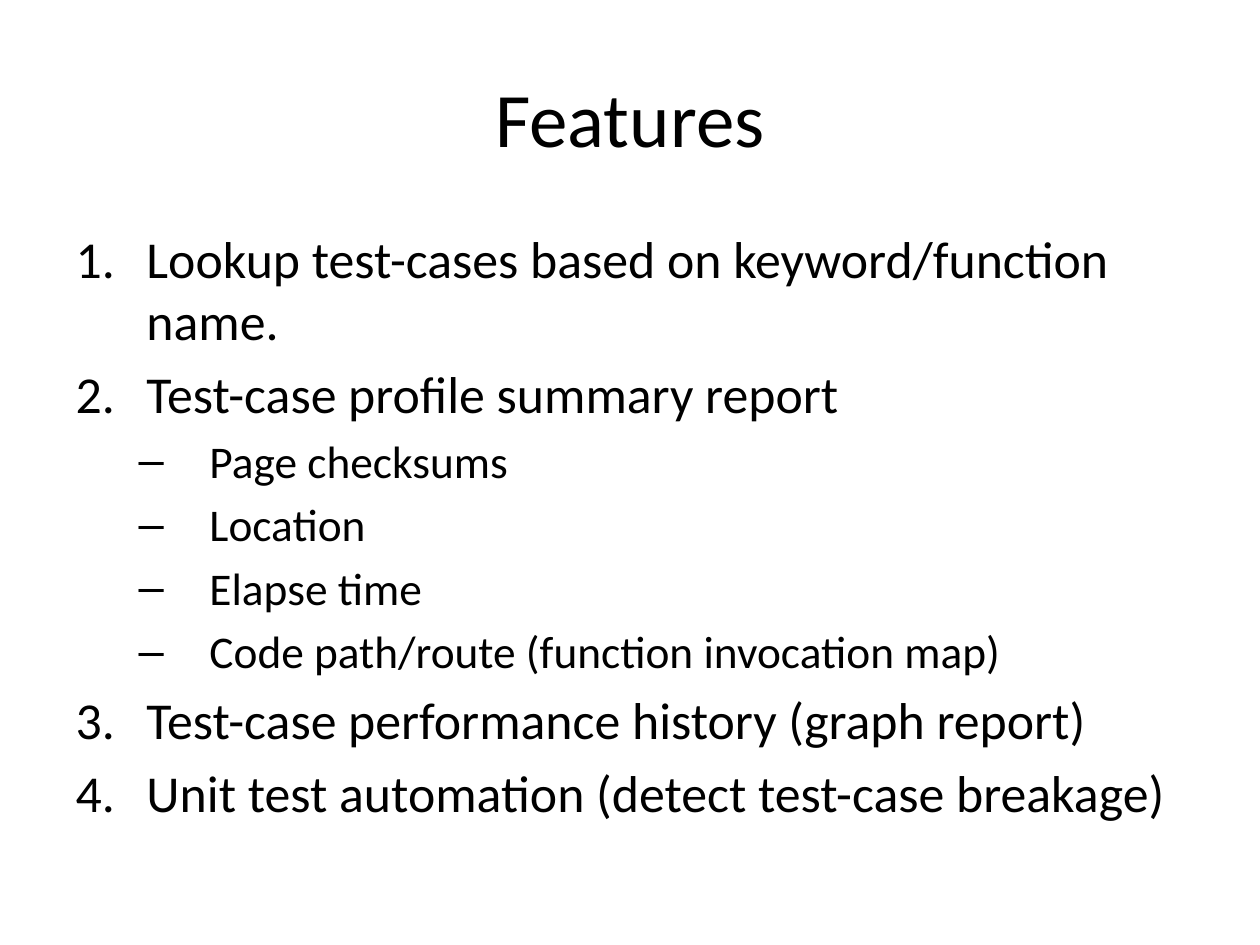
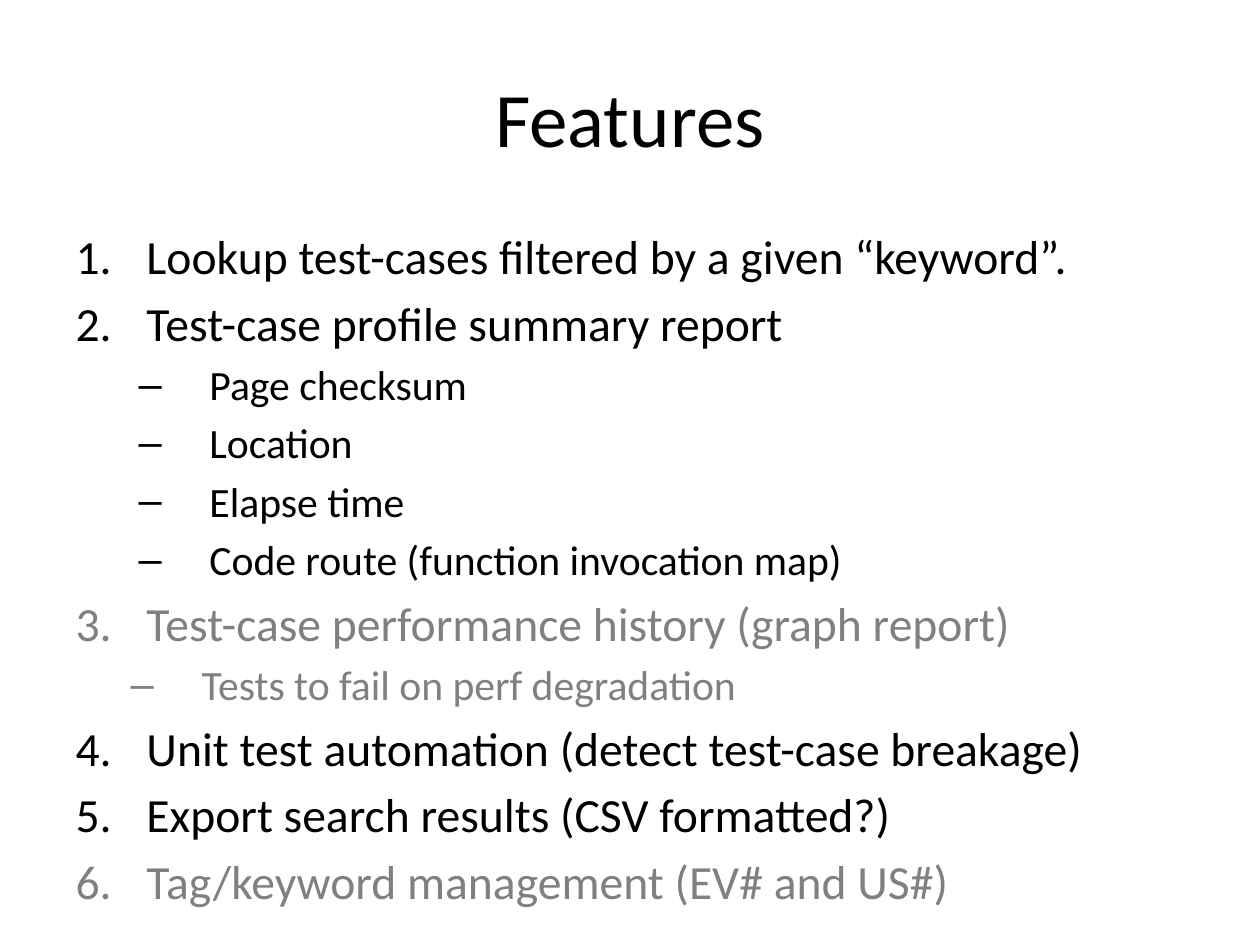
Before and after one commit to repolyo/turtle, a slide deck: slide 4 of docs/turtle.pptx (slide 2 before the commit). Drawn at 1260x945 pixels with LibreOffice and Linux fonts; fonts in the diff are those of the drawing. Boxes give left, top, right and bottom in pixels: in the first picture for what was removed or moved away, otherwise in the second. Text is boxed around its words. In the diff, an @@ line names an element or a change of style, - is before the commit and + after.

```diff
--- a/docs/turtle.pptx
+++ b/docs/turtle.pptx
@@ text at [146, 240, 1066, 283]: text changed; size 29.6 to 27.2 pt @@
-1. Lookup test-cases based on keyword/function name.
+1. Lookup test-cases filtered by a given “keyword”.
@@ text at [146, 308, 1081, 775]: size 29.6 to 27.2 pt in "Test-case profile summary report", "Test-case performance history (graph report)", "Unit test automation (detect test-case breakage)"; size 25.9 to 23.8 pt in "Location", "Elapse time"; text colour #000000 to #808080 in "Test-case performance history (graph report)" @@
@@ text at [209, 371, 467, 407]: text changed; size 25.9 to 23.8 pt @@
-  – Page checksums
+  – Page checksum
@@ text at [209, 544, 842, 582]: text changed; size 25.9 to 23.8 pt @@
-  – Code path/route (function invocation map)
+  – Code route (function invocation map)
@@ text at [202, 671, 736, 707]: paragraph added @@
+  – Tests to fail on perf degradation
@@ text at [146, 797, 948, 907]: paragraphs added @@
+5. Export search results (CSV formatted?)
+6. Tag/keyword management (EV# and US#)
```
Also in this commit, not shown: 2 other slides changed, 3 slides added.
